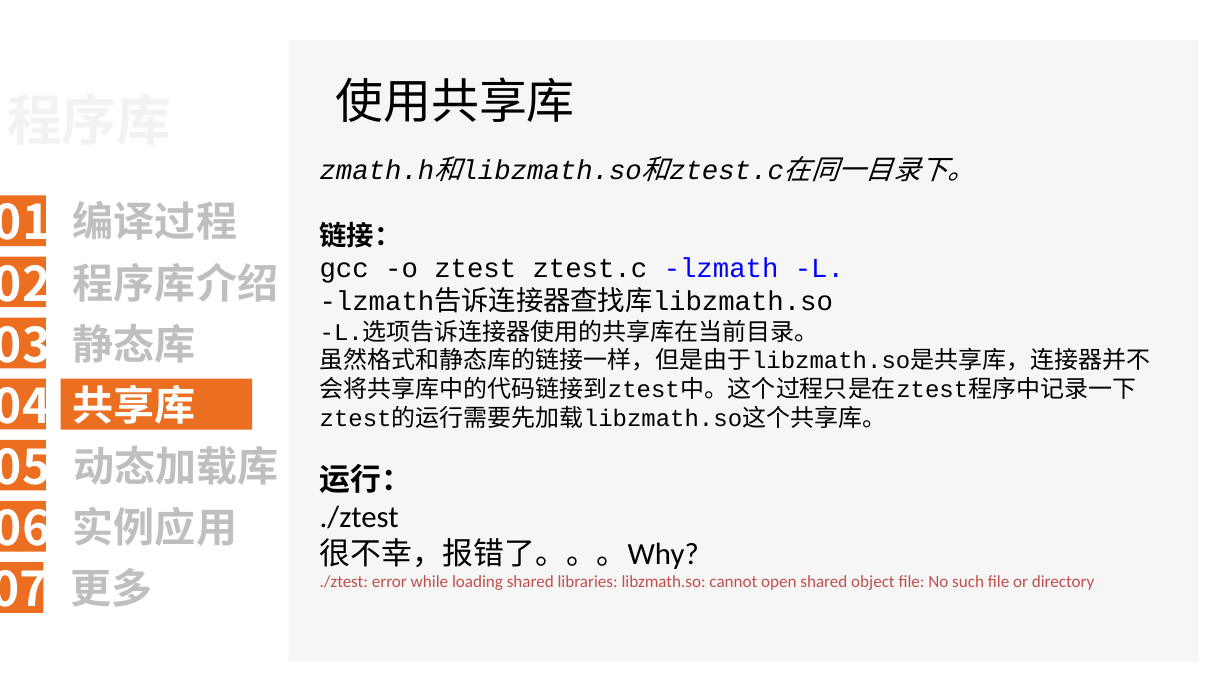
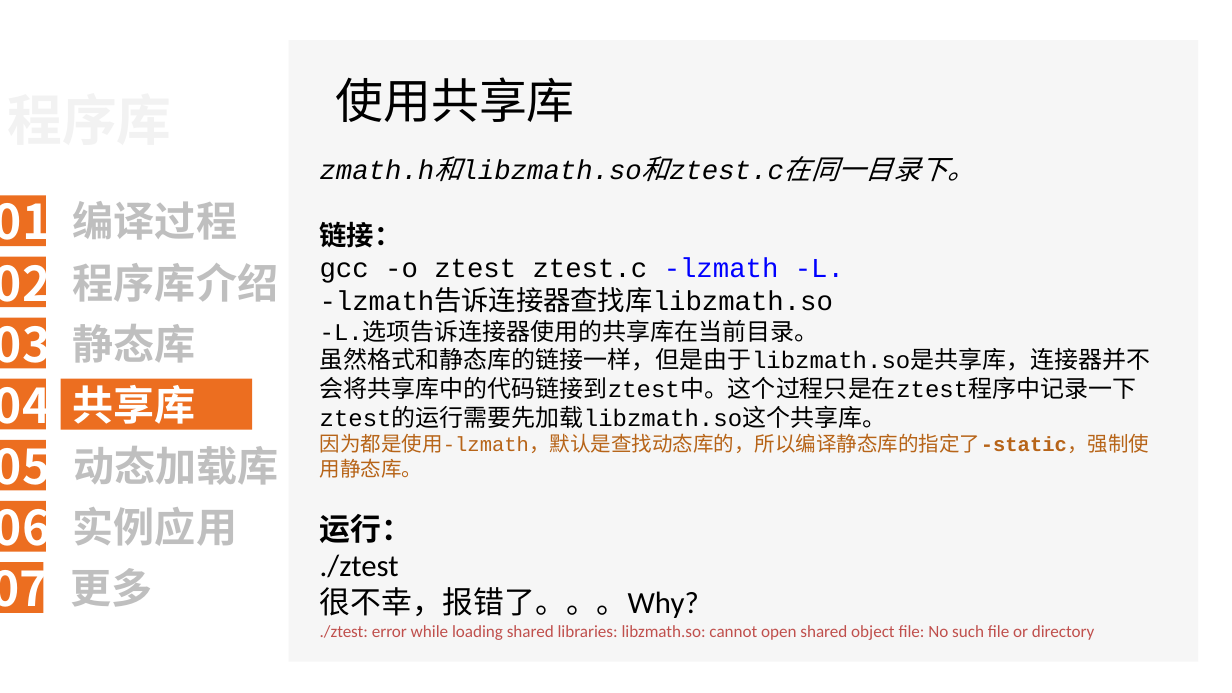
Before and after one commit to wzx-ssdut/program_library_study, a slide deck: slide 25 of Linux/LinuxProgramLibrary.ppt. Drawn at 1232x693 pixels with LibreOffice and Linux fonts; fonts in the diff are those of the drawing; background and template pictures are left out. Boxes give left, top, right and bottom in pixels: in the first picture for what was removed or moved away, otherwise in the second. Text is boxed around its words. In the diff, an @@ line names an element or a change of style, - is before the commit and + after.

```diff
--- a/Linux/LinuxProgramLibrary.ppt
+++ b/Linux/LinuxProgramLibrary.ppt
@@ text at (320,433,1149,478): paragraph added @@
+因为都是使用-lzmath，默认是查找动态库的，所以编译静态库的指定了-static，强制使用静态库。
```
Also in this commit, not shown: 2 other slides changed, 9 slides added, 4 slides removed, 57 other files.
